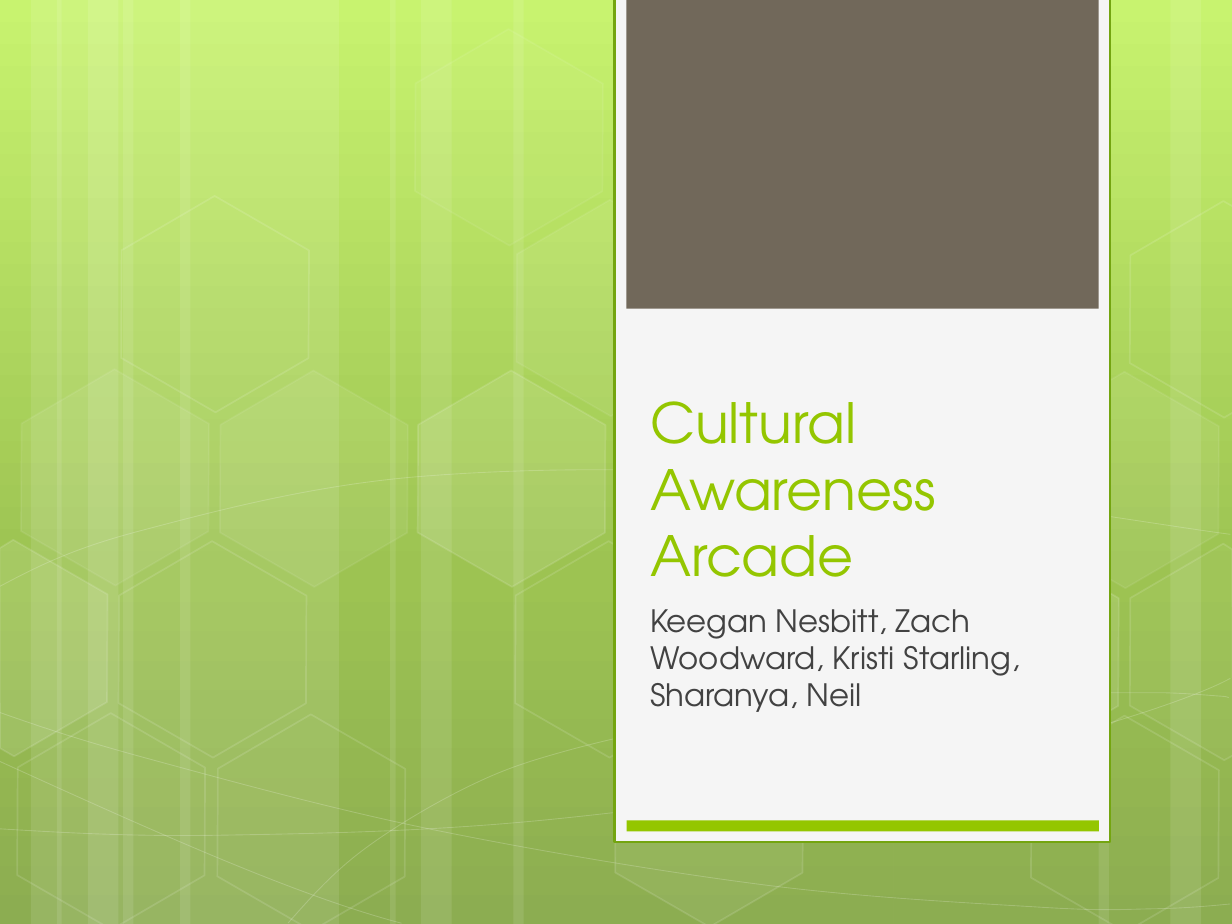
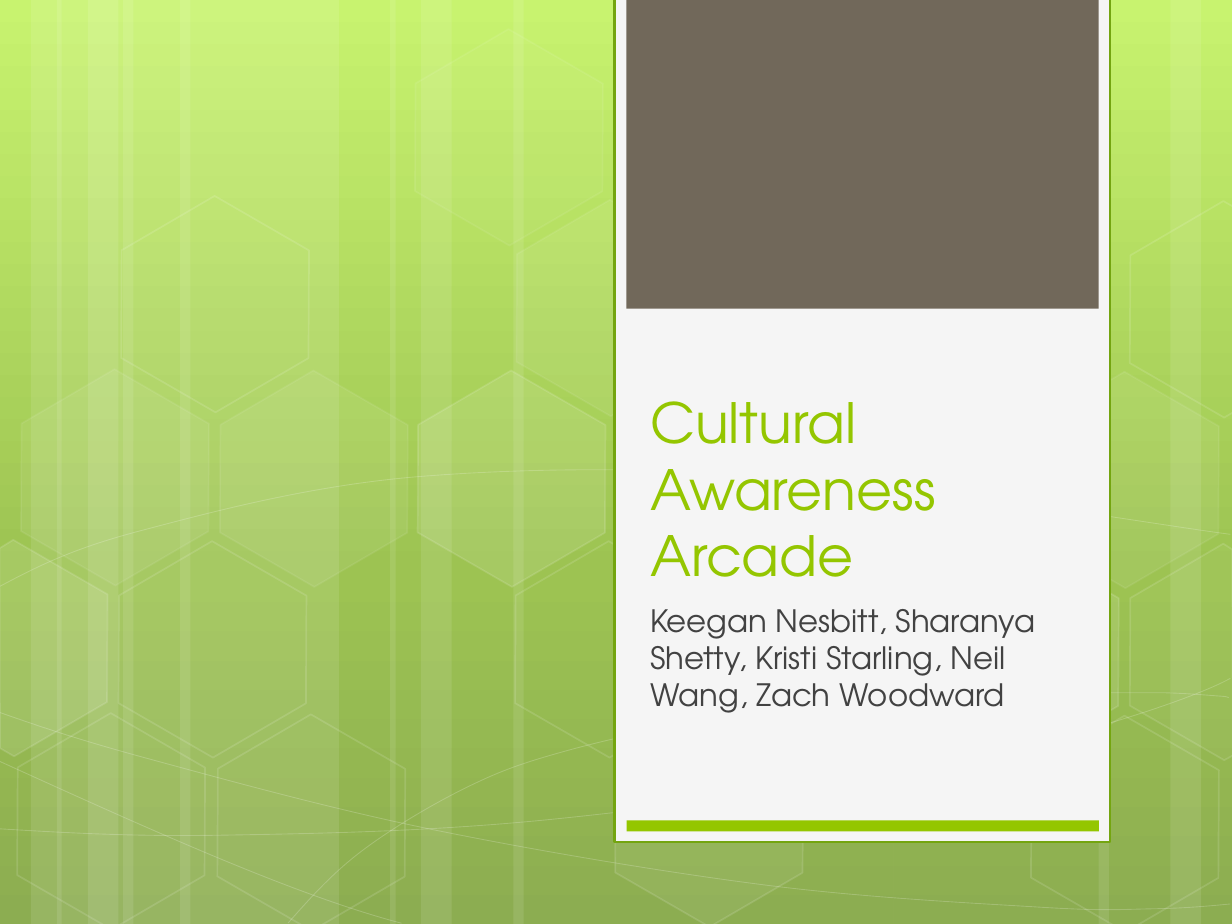
Before and after one commit to unkani/arcade-world, a slide deck: slide 1 of CulturalAwarenessArcadePresentation.pptx. Drawn at 1232x924 pixels with LibreOffice and Linux fonts; fonts in the diff are those of the drawing. Boxes give left, top, right and bottom in pixels: in the first picture for what was removed or moved away, otherwise in the second. Text is boxed around its words. In the diff, an @@ line names an element or a change of style, - is before the commit and + after.

```diff
--- a/CulturalAwarenessArcadePresentation.pptx
+++ b/CulturalAwarenessArcadePresentation.pptx
@@ subtitle at [650, 609, 1036, 713]: text changed @@
-Keegan Nesbitt, Zach Woodward, Kristi Starling, Sharanya, Neil
+Keegan Nesbitt, Sharanya Shetty, Kristi Starling, Neil Wang, Zach Woodward
```
Also in this commit, not shown: 1 other slide changed, 1 slide added, 3 other files.
